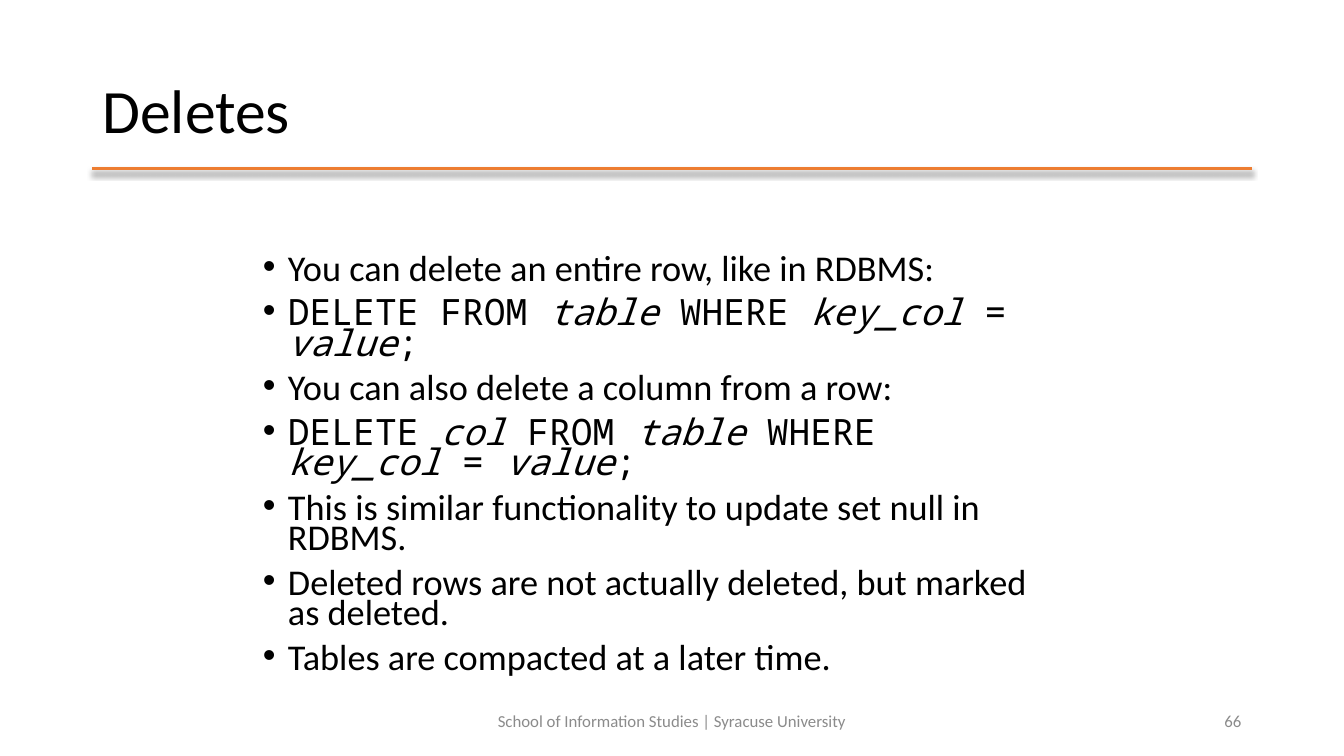
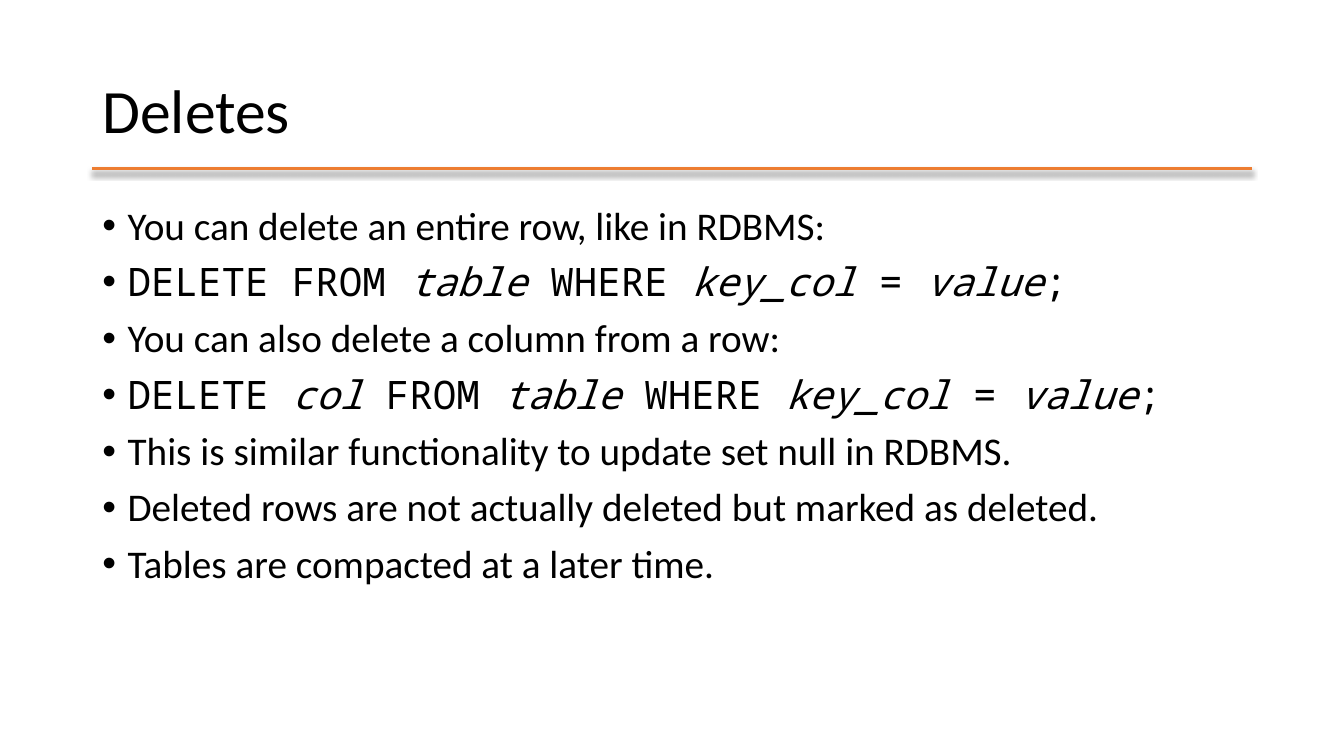
Before and after one commit to mafudge/ist769-old, a slide deck: slide 70 of content/G-Widecolumn/G-Widecolumn.pptx (slide 66 before the commit). Drawn at 1344x756 pixels with LibreOffice and Linux fonts; fonts in the diff are those of the drawing. Boxes give left, top, right and bottom in pixels: in the first picture for what was removed or moved away, otherwise in the second. Text is boxed around its words. In the diff, an @@ line names an element or a change of style, - is before the commit and + after.

```diff
--- a/content/G-Widecolumn/G-Widecolumn.pptx
+++ b/content/G-Widecolumn/G-Widecolumn.pptx
@@ text "You can delete an entire ...": place and size @@
-text "You can delete an entire ..." at (288, 255, 1026, 676)
+text "You can delete an entire ..." at (128, 212, 1137, 585)
@@ text at (128, 212, 1137, 585): size 25.9 to 28 pt in "You can delete an entire row, like ...", "DELETE FROM table WHERE key_col = value;", "You can also delete a column from ...", "DELETE col FROM table WHERE key_col = ..." and 2 more places; line spacing 0.7 to 0.9 @@
@@ text at (128, 493, 1098, 528): text changed; size 25.9 to 28 pt @@
-• Deleted rows are not actually deleted, but marked as deleted.
+• Deleted rows are not actually deleted but marked as deleted.
@@ text removed at (498, 715, 845, 730) @@
-School of Information Studies | Syracuse University
@@ page number removed at (1224, 716, 1241, 727) @@
-66
```
Also in this commit, not shown: 33 other slides changed, 12 slides added, 13 slides removed, 52 other files.
